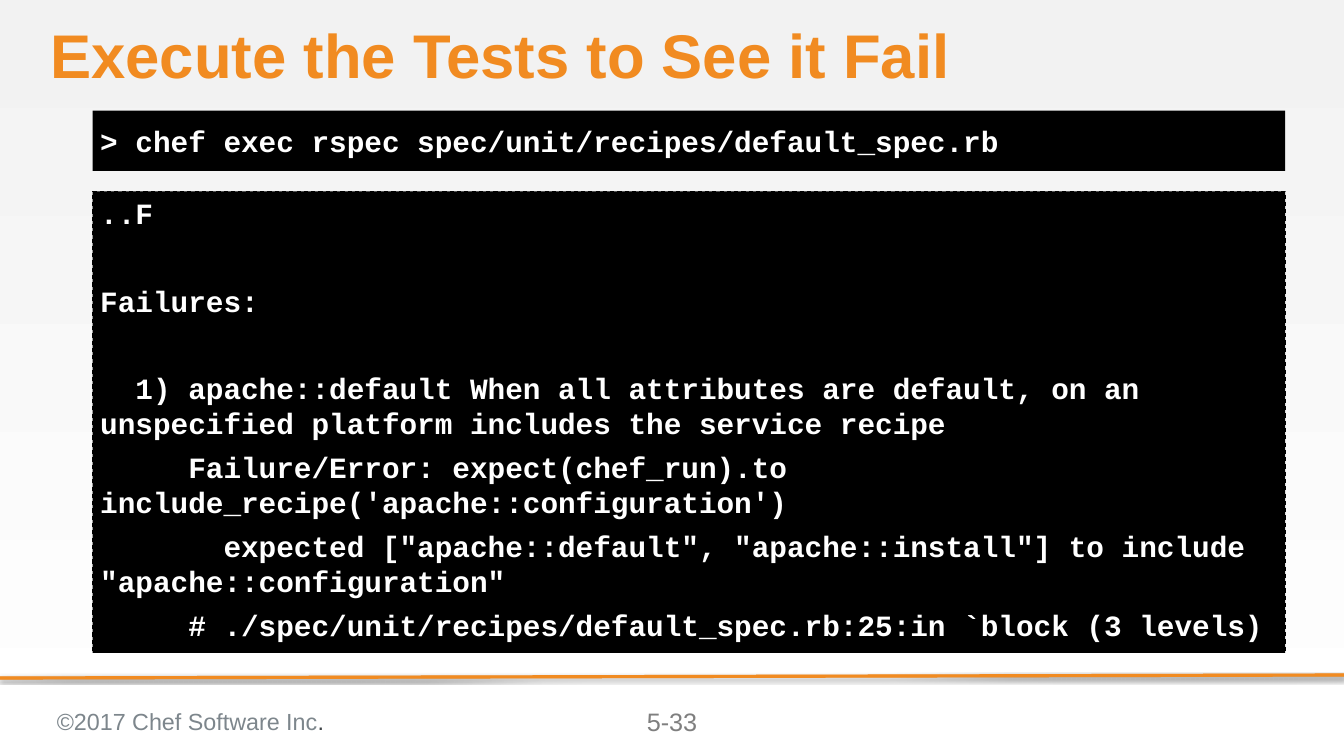
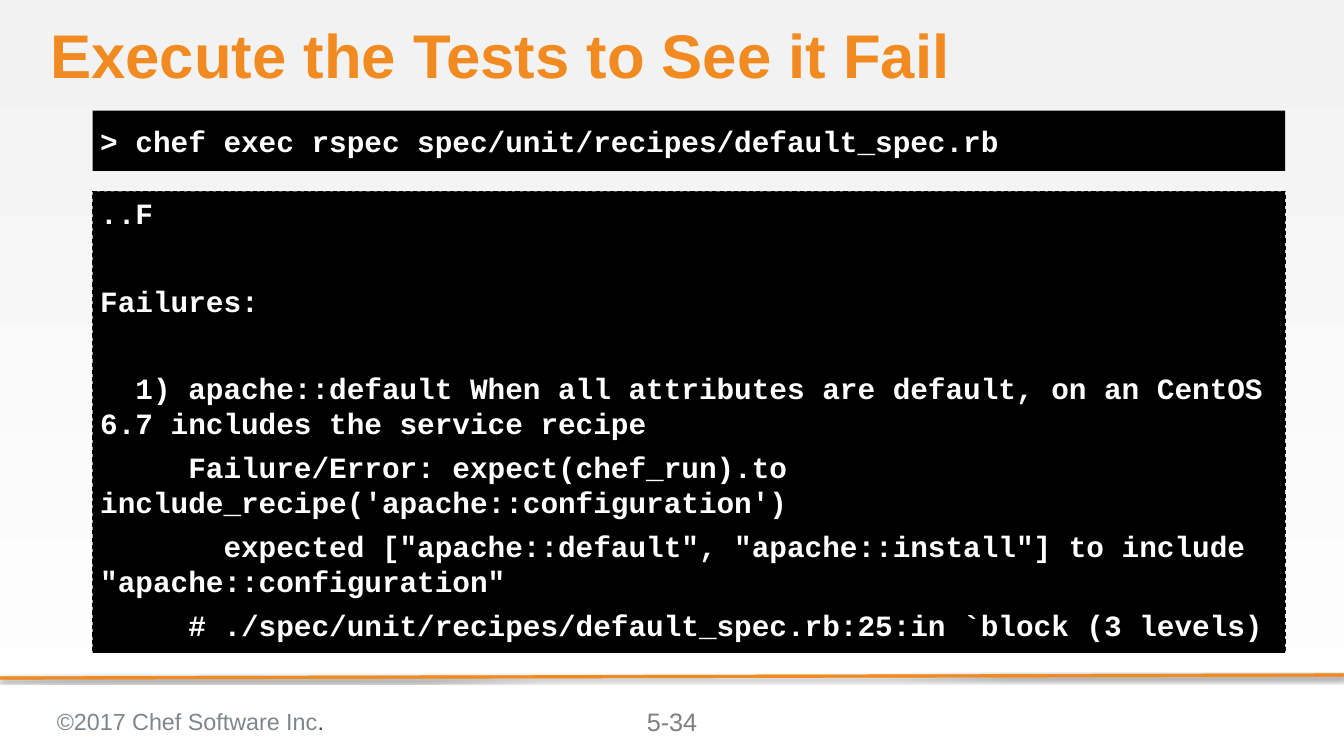
Before and after one commit to ericheiser/chef-intermediate, a slide deck: slide 34 of 05-faster_feedback_with_unit_testing.pptx (slide 33 before the commit). Drawn at 1344x756 pixels with LibreOffice and Linux fonts; fonts in the diff are those of the drawing; background and template pictures are left out. Boxes give left, top, right and bottom in pixels: in the first picture for what was removed or moved away, otherwise in the second. Text is boxed around its words. In the diff, an @@ line names an element or a change of style, - is before the commit and + after.

Commit message:
Fixes #117 the unspecifed platform in the specs are gone
It now defaults to CentOS and encourages the learner to make the
changes immediately.

```diff
--- a/05-faster_feedback_with_unit_testing.pptx
+++ b/05-faster_feedback_with_unit_testing.pptx
@@ text at [100, 378, 1263, 440]: text changed @@
-1) apache::default When all attributes are default, on an unspecified platform includes the service recipe
+1) apache::default When all attributes are default, on an CentOS 6.7 includes the service recipe
@@ page number at [647, 713, 697, 731]: text changed @@
-5-33
+5-34
```
Also in this commit, not shown: 7 other slides changed, 1 slide added, 3 other files.
